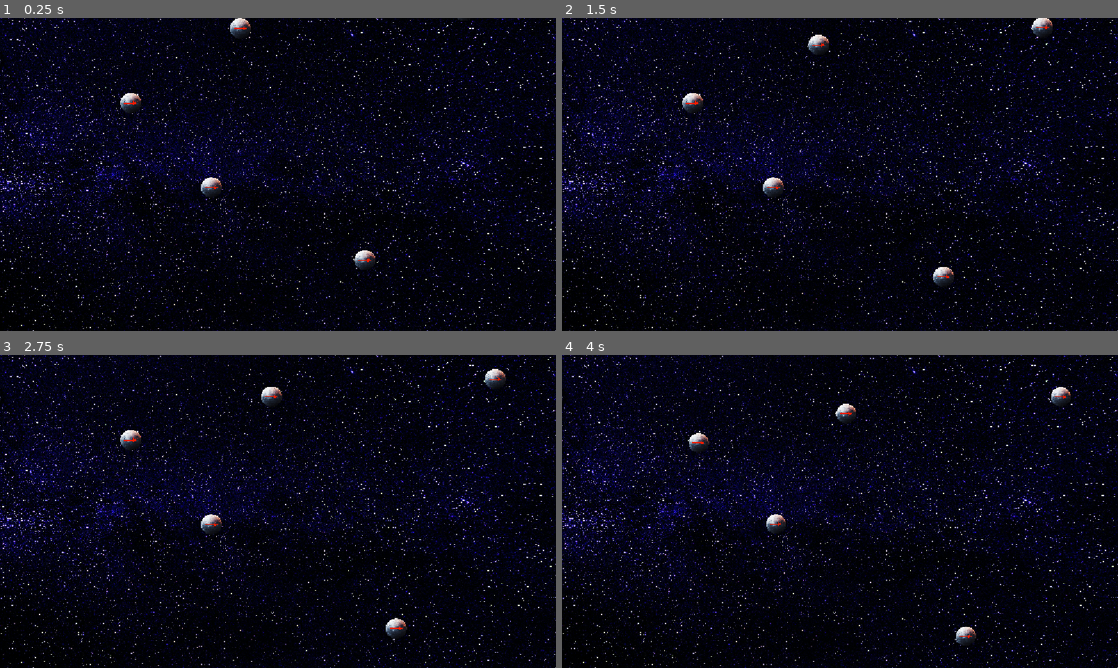
Above: before the commit, frames 1-4 (two rows, left to right).
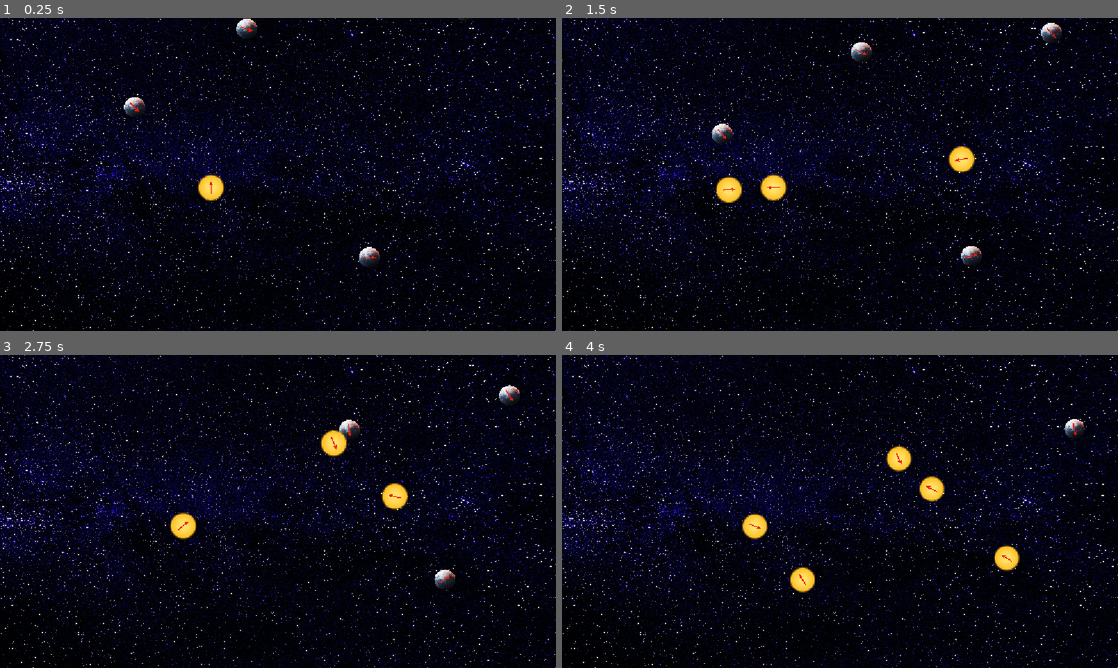
Above: after the commit, the same moments.

Repository: vcastroglez/orbit-simulator
Game: Godot game, scene res://universe/universe.tscn
Two runs of this game, one before a commit and one after it. Both use one fixed random seed, a clock stepped at 60 frames per second and the inputs below.
Inputs (mouse positions are in pixels of both pictures, inside the frame that each line leads up to):
- Up to frame 1 (0.25 s): no input
- Up to frame 2 (1.5 s): move the mouse to (962, 158) at 0.52 s; tap E (e) at 0.6, 1.35 s; click (962, 158) at 0.67 s; move the mouse to (728, 190) at 1.27 s; click (728, 190) at 1.42 s
- Up to frame 3 (2.75 s): move the mouse to (333, 442) at 2.02 s; right-click (333, 442) at 2.1 s; click (333, 442) at 2.17 s; tap E (e) at 2.3 s
- Up to frame 4 (4 s): move the mouse to (812, 574) at 2.77 s; tap Mouse wheel down (wheel_down) at 2.85 s; click (812, 574) at 2.92 s; tap E (e) at 3.05, 3.8 s; move the mouse to (1006, 558) at 3.52 s; tap Mouse wheel up (wheel_up) at 3.6 s; click (1006, 558) at 3.67 s

The runs differ from the first frame. In frame 1, 0.9% of the frame differs, in the area x 21-83%, y 0-81%; in frame 2, 2.2%; in frame 3, 2.3%; in frame 4, 2.4%, in the area x 22-95%, y 10-93%.
Error before the commit: Parse Error: Too many arguments for "maxf()" call. Expected at most 2 but received 3. (res://universe/massive_object/massive_object.gd:51)

Commit message:
Fix double-disappear race; add black hole at 3 solar masses
Double-disappear root cause: call_deferred("queue_free") does not immediately
invalidate a body, so in the same physics frame body B (queued for deletion by
A) could still run _integrate_forces and absorb body C — leaving both B and C
freed and C's mass lost. Fix: set _absorbed = true synchronously before the
deferred free; check it at the top of _integrate_forces and when iterating
siblings, so an already-absorbed body neither acts nor is acted upon within the
same frame.

Black hole: when body_mass reaches 3× sun_mass the body becomes a black hole —
image modulated to black, velocity arrow hidden, linear_velocity forced to zero
every physics step regardless of what geodesic or merge logic computed. This
caps the runaway flyaway that occurs when the 1/(1−rs/r) geodesic factor grows
large near a very massive body and infalling objects arrive at merge radius
already moving extremely fast.

Co-Authored-By: Claude Sonnet 4.6 <noreply@anthropic.com>

Diff:
--- a/universe/massive_object/massive_object.gd
+++ b/universe/massive_object/massive_object.gd
@@ -2,7 +2,6 @@
 extends RigidBody2D
 
 # Bodies merge when closer than this, regardless of their Schwarzschild radii.
-# Keeps the star from being continuously kicked by bodies in prolonged close approaches.
 const MIN_MERGE_RADIUS: float = 300.0
 
 var scale_factor: float = 1.0e-6
@@ -11,6 +10,11 @@
 @onready var velocity_vector: Sprite2D = $VelocityVector
 @onready var collision_shape_2d: CollisionShape2D = $CollisionShape2D
 const SUN = preload("res://universe/massive_object/sun.png")
+
+# Set synchronously when this body is absorbed so other bodies stop interacting
+# with it in the same physics frame before call_deferred("queue_free") fires.
+var _absorbed: bool = false
+var is_black_hole: bool = false
 
 func _ready() -> void:
 	if !body_mass:
@@ -26,6 +30,9 @@
 	_update_appearance()
 
 func _integrate_forces(state: PhysicsDirectBodyState2D) -> void:
+	if _absorbed:
+		return
+
 	var total_accel := Vector2.ZERO
 	var total_curvature := 0.0
 	var absorb_target: MassiveObject = null
@@ -33,44 +40,56 @@
 	for body in get_parent().get_children():
 		if not (body is MassiveObject) or body == self or not is_instance_valid(body):
 			continue
+		var mo := body as MassiveObject
+		if mo._absorbed:
+			continue
 
 		var r_vec: Vector2 = global_position - body.global_position
 		var r: float = r_vec.length()
 
-		total_accel += Calculations.geodesic_accel(r_vec, state.linear_velocity, body.body_mass)
+		total_accel += Calculations.geodesic_accel(r_vec, state.linear_velocity, mo.body_mass)
 
 		var r_m: float = r / scale_factor
-		total_curvature += Calculations.spacetime_curvature_percent(r_m, body.body_mass)
+		total_curvature += Calculations.spacetime_curvature_percent(r_m, mo.body_mass)
 
-		# Merge when within the larger of the two Schwarzschild radii or the minimum visual threshold.
 		# Only the more massive body initiates; tiebreak by instance ID so exactly one body acts.
 		if absorb_target == null:
 			var merge_r: float = maxf(
-				Calculations.schwarzschild_radius_game(body_mass),
-				Calculations.schwarzschild_radius_game(body.body_mass),
+				maxf(Calculations.schwarzschild_radius_game(body_mass),
+					 Calculations.schwarzschild_radius_game(mo.body_mass)),
 				MIN_MERGE_RADIUS
 			)
-			var we_win: bool = body_mass > body.body_mass or \
-				(body_mass == body.body_mass and get_instance_id() > body.get_instance_id())
+			var we_win: bool = body_mass > mo.body_mass or \
+				(body_mass == mo.body_mass and get_instance_id() > body.get_instance_id())
 			if r < merge_r and we_win:
-				absorb_target = body
+				absorb_target = mo
 
 	if absorb_target != null and is_instance_valid(absorb_target):
-		# Conserve momentum: p_total = m1*v1 + m2*v2
 		var combined: float = body_mass + absorb_target.body_mass
 		state.linear_velocity = (state.linear_velocity * body_mass + absorb_target.linear_velocity * absorb_target.body_mass) / combined
 		body_mass = combined
 		mass = body_mass
 		_update_appearance()
+		absorb_target._absorbed = true
 		absorb_target.call_deferred("queue_free")
 	else:
 		state.linear_velocity += total_accel * state.step
+
+	# Black holes are anchored: spacetime is so curved here that nothing escapes,
+	# including the singularity itself shifting position.
+	if is_black_hole:
+		state.linear_velocity = Vector2.ZERO
 
 	velocity_vector.rotation = state.linear_velocity.angle()
 	_update_visual_curvature(total_curvature)
 
 func _update_appearance() -> void:
-	if body_mass >= Calculations.earth_mass * 25000:
+	if body_mass >= Calculations.sun_mass * 3.0:
+		is_black_hole = true
+		image.texture = SUN
+		image.modulate = Color(0.0, 0.0, 0.0, 1.0)
+		velocity_vector.visible = false
+	elif body_mass >= Calculations.earth_mass * 25000:
 		image.texture = SUN
 
 func _update_visual_curvature(curvature: float) -> void:
